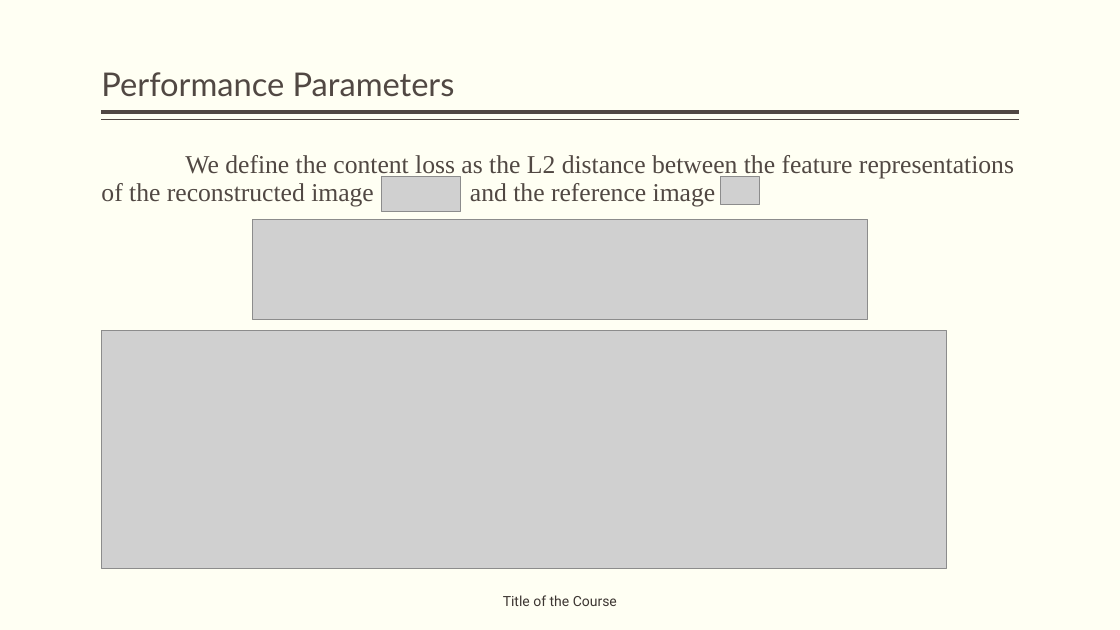
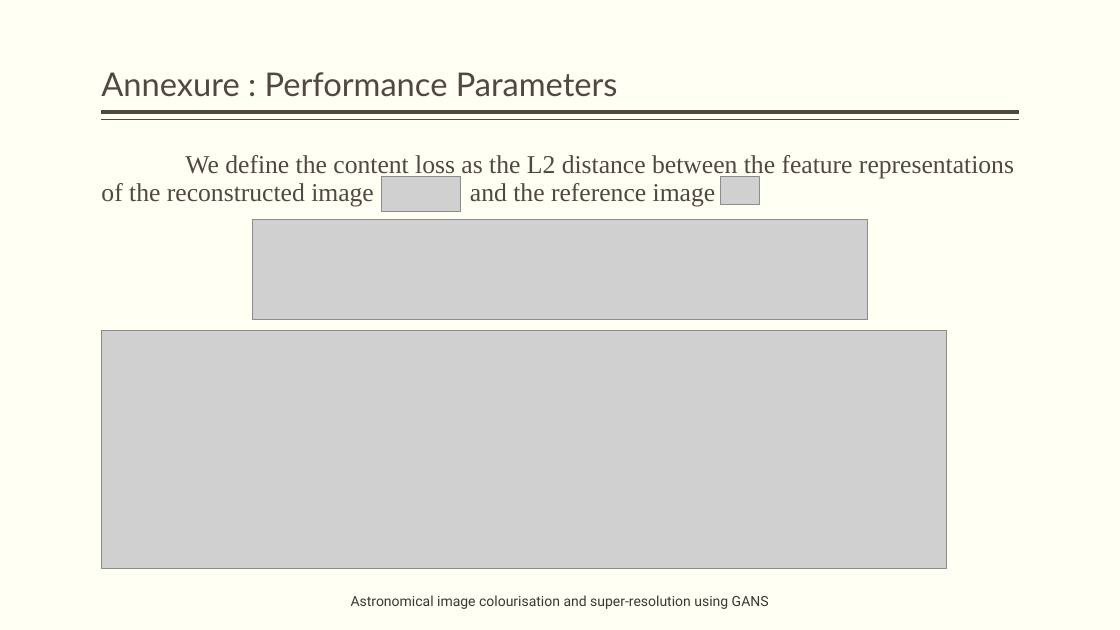
Before and after one commit to obi-wan-shinobi/Literature-Review, a slide deck: slide 33 of Presentation/Stage_1/stage_1_presentation.pptx (slide 29 before the commit). Drawn at 1120x630 pixels with LibreOffice and Linux fonts; fonts in the diff are those of the drawing; grey boxes stand for pictures. Boxes give left, top, right and bottom in pixels: in the first picture for what was removed or moved away, otherwise in the second. Text is boxed around its words. In the diff, an @@ line names an element or a change of style, - is before the commit and + after.

```diff
--- a/Presentation/Stage_1/stage_1_presentation.pptx
+++ b/Presentation/Stage_1/stage_1_presentation.pptx
@@ title at box(101, 72, 618, 97): text changed @@
-Performance Parameters
+Annexure : Performance Parameters
@@ text at box(351, 595, 769, 609): text changed @@
-Title of the Course
+Astronomical image colourisation and super-resolution using GANS
```
Also in this commit, not shown: 11 other slides changed, 1 slide removed, 1 other file.
